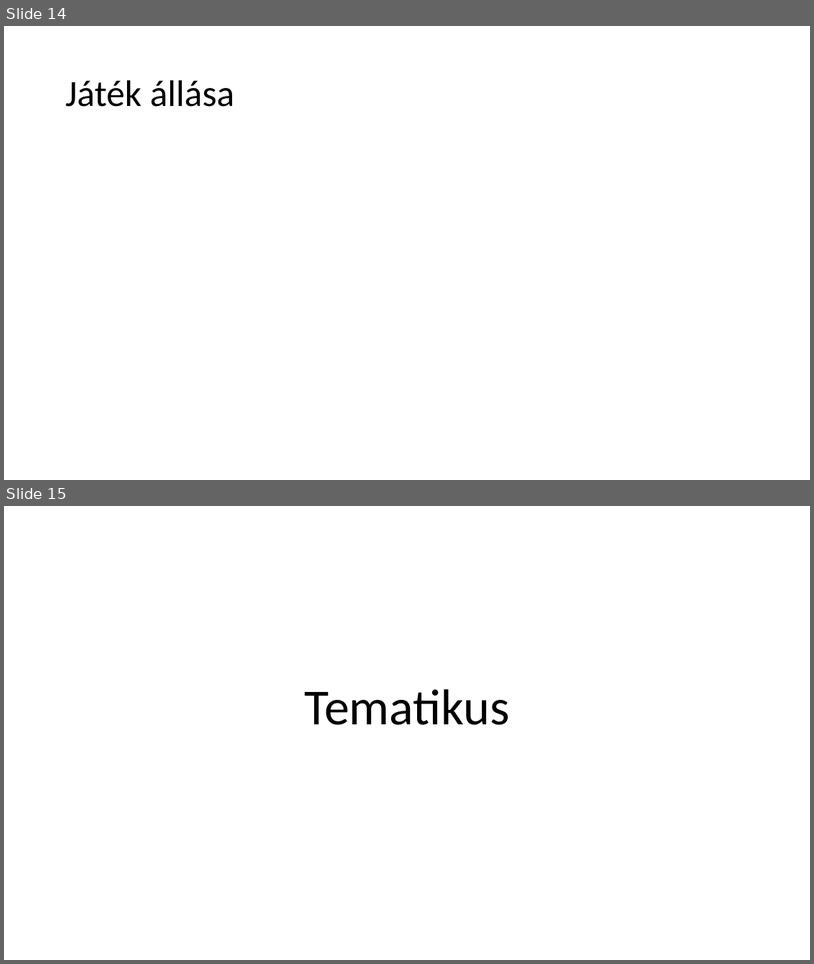
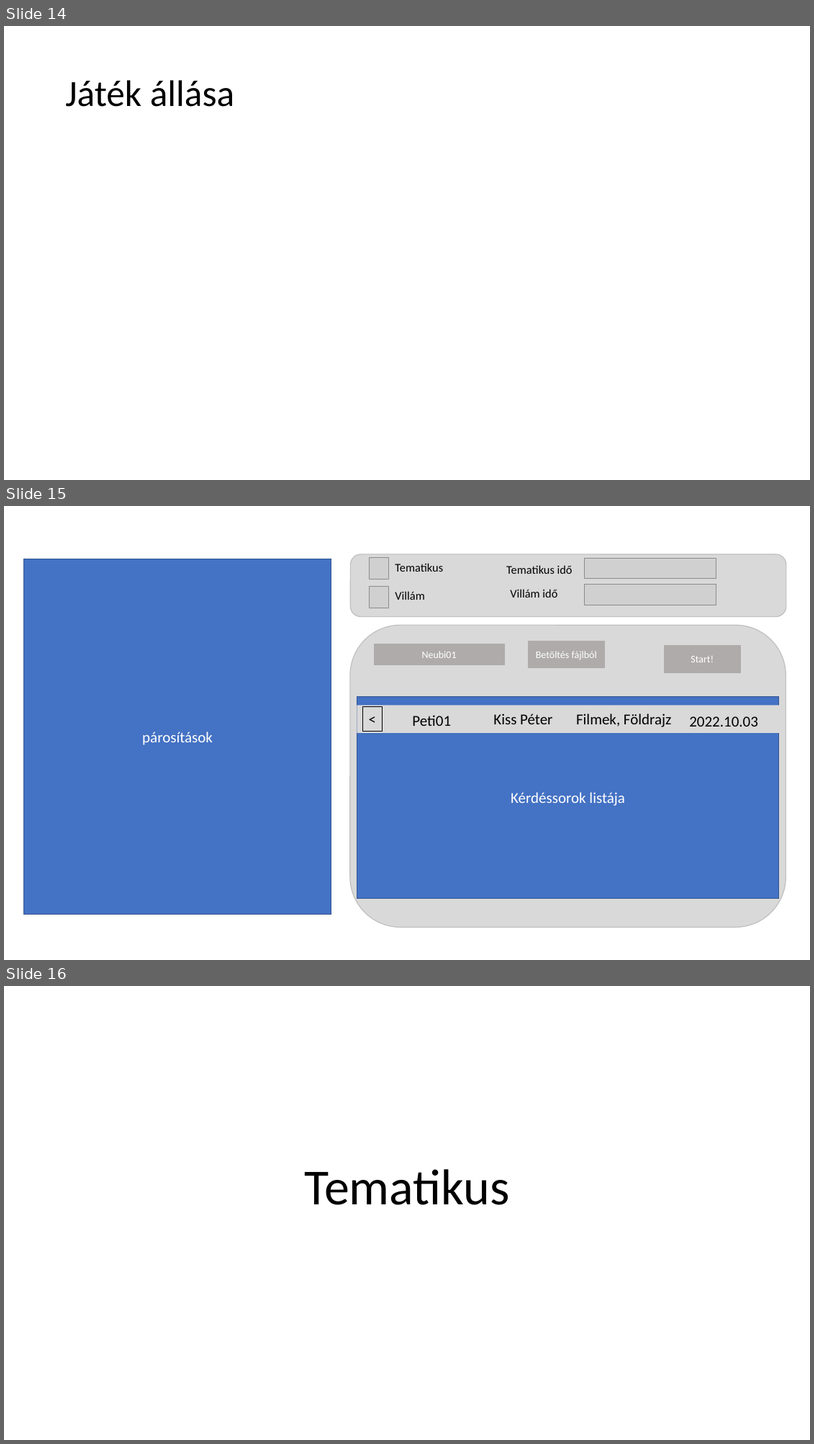
Before and after one commit to ombolics/AllOrNothing, a slide deck: Planning/látványterv.pptx. Shown one above the other, each under a label of ours: slides 14 and 15 before the commit, slides 14, 15 and 16 after it. The pictures are 814x964 and 814x1444 pixels, drawn with LibreOffice and Linux fonts; fonts in the diff are those of the drawing; grey boxes stand for pictures; background and template pictures are left out. Boxes give left, top, right and bottom in pixels: in the first picture for what was removed or moved away, otherwise in the second. Text is boxed around its words. In the diff, an @@ line names an element or a change of style, - is before the commit and + after.

```diff
--- a/Planning/látványterv.pptx
+++ b/Planning/látványterv.pptx
@@ slide 15 added at bbox=[4, 506, 810, 960], background picture (left out) @@
@@ rectangle added at bbox=[24, 559, 332, 914], fill #4472C4, outline #325491 1 pt, 18 pt, text #FFFFFF @@
+párosítások
@@ group added at bbox=[350, 554, 787, 617]: 4 texts, 4 pictures, 1 rounded rectangle @@
+Tematikus
+Villám
+Tematikus idő
+Villám idő
@@ rounded rectangle added at bbox=[350, 626, 786, 927], fill #D9D9D9, outline #BFBFBF 1 pt @@
@@ rectangle added at bbox=[374, 644, 504, 665], fill #AFABAB, outline #AFABAB 1 pt, 12 pt, text #FFFFFF @@
+Neubi01
@@ rectangle added at bbox=[528, 641, 604, 668], fill #AFABAB, outline #AFABAB 1 pt, 12 pt, text #FFFFFF @@
+Betöltés fájlból
@@ rectangle added at bbox=[665, 646, 741, 673], fill #AFABAB, outline #AFABAB 1 pt, 12 pt, text #FFFFFF @@
+Start!
@@ rectangle added at bbox=[358, 697, 779, 898], fill #4472C4, outline #325491 1 pt, 18 pt, text #FFFFFF @@
+Kérdéssorok listája
@@ group added at bbox=[358, 705, 779, 733]: 4 texts, 2 rectangles @@
+<
+Kiss Péter
+Filmek, Földrajz
+2022.10.03
+Peti01
@@ what was slide 15 is now slide 16 @@
```
Also in this commit, not shown: 4 other files.
